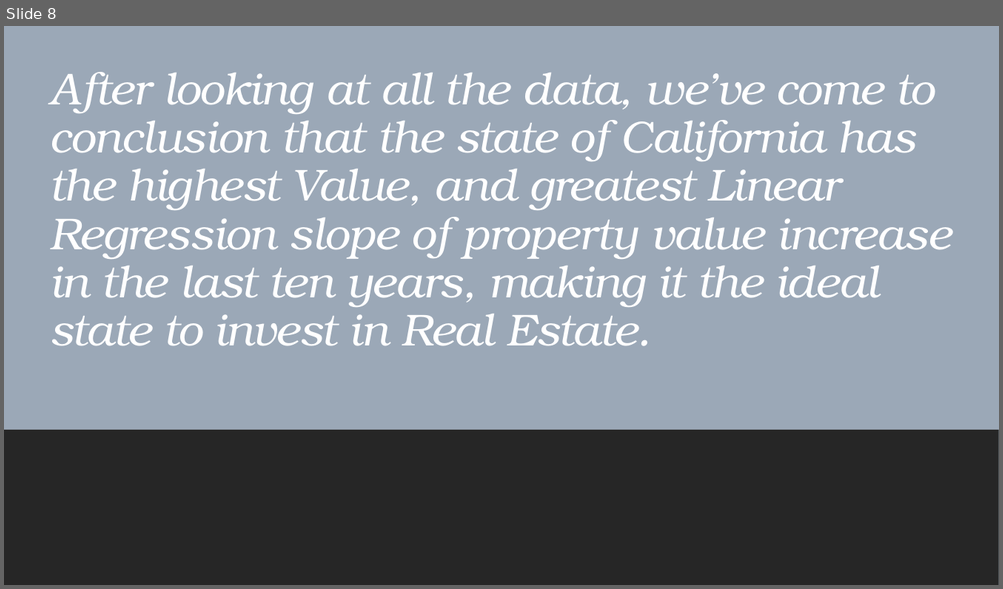
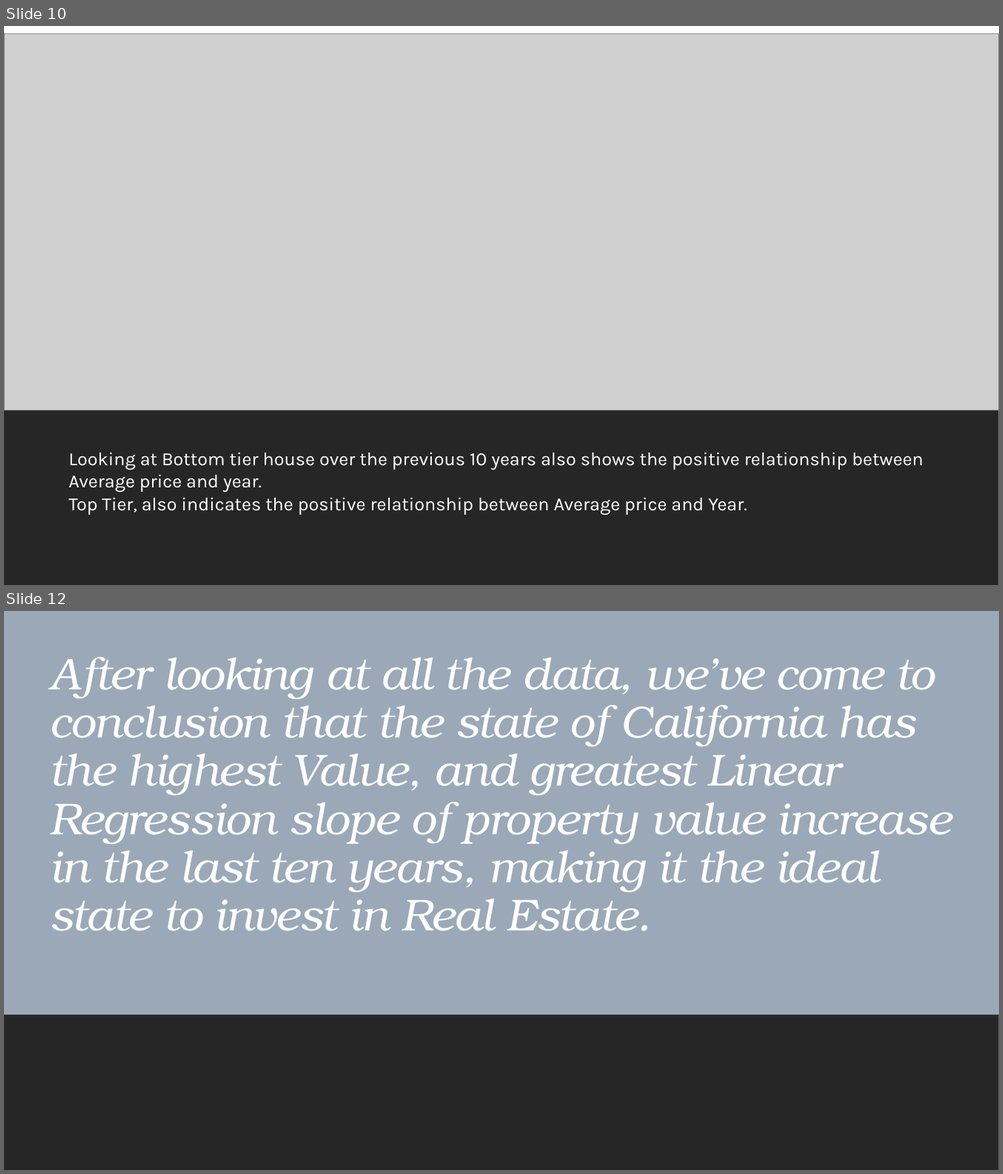
Before and after one commit to Arnawutu/Project1Group10, a slide deck: Main_Data/Nasdaq Real Estate Data Cleaning.pptx. Shown one above the other, each under a label of ours: slide 8 before the commit, slides 10 and 12 after it; the slides between them are not shown. The pictures are 1003x589 and 1003x1174 pixels, drawn with LibreOffice and Linux fonts; fonts in the diff are those of the drawing; grey boxes stand for pictures. Boxes give left, top, right and bottom in pixels: in the first picture for what was removed or moved away, otherwise in the second. Text is boxed around its words. In the diff, an @@ line names an element or a change of style, - is before the commit and + after.

```diff
--- a/Main_Data/Nasdaq Real Estate Data Cleaning.pptx
+++ b/Main_Data/Nasdaq Real Estate Data Cleaning.pptx
@@ slide 10 added at box(4, 26, 999, 585), background #FFFFFF @@
@@ picture added at box(4, 34, 999, 411) @@
@@ rectangle added at box(4, 400, 999, 585), fill #262626 @@
@@ text added at box(68, 452, 923, 515), 18 pt, text #FFFFFF @@
+Looking at Bottom tier house over the previous 10 years also shows the positive relationship between Average price and year.
+Top Tier, also indicates the positive relationship between Average price and Year.
@@ what was slide 8 is now slide 12 @@
```
Also in this commit, not shown: 3 other slides added, 1 other file.
